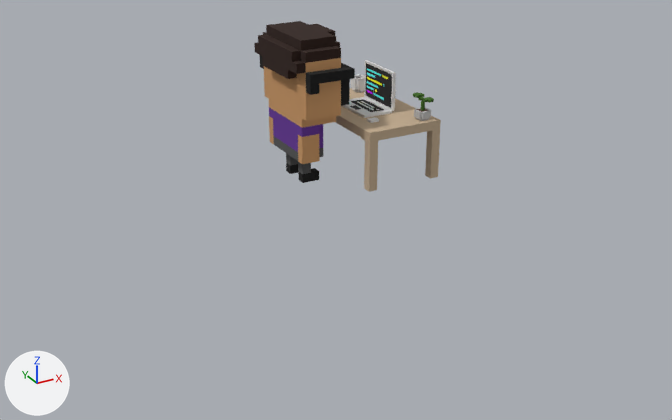
Before and after pictures for a commit that changed the glTF model public/dog.glb.
Before and after are seen from a 50 mm camera at (-20.7, -34.1, 15.0) aimed at (-5.1, -5.8, 0.9). Lighting does not change. The marker at lower left points along +X, +Y and +Z. Where no turn or scale is listed for an object, it has been applied to the vertices.

The first picture shows 'CharAndTable'.
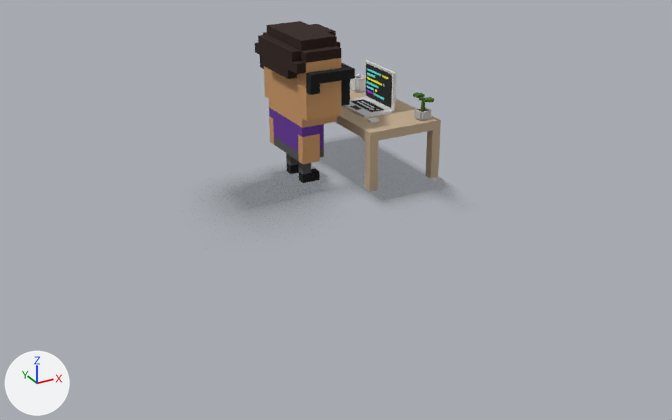
The newer file is also rescaled (x0.8), turned or shifted as a whole; pictures and numbers use the older file's frame.

What changed in the scene script:
```text
Add img_image_1:
    img_image_1 = load_image('Image_1', '_unpacked/Image_1', 1024, 1024, 'sRGB')
Add mat_material_001:
    mat_material_001 = principled_material('Material.001')
    mat_material_001.texture = img_image_1  # with its transparency
Add me_plane:
    me_plane.from_pydata(...)  # 4 vertices, 2 faces; spans x -8.8..8.8, y -8.8..8.8, z 0.0
    me_plane.materials.append(mat_material_001)  # picture img_image_1
Add ob_plane:
    ob_plane = bpy.data.objects.new('Plane', me_plane)
    ob_plane.location = (-5.52, -4.36, 0.0)
```

Location of each change, (x1, y1, x2, y2) in pixels of the pictures (672 x 420 px):
'Plane', added: after (237, 137, 445, 206)
